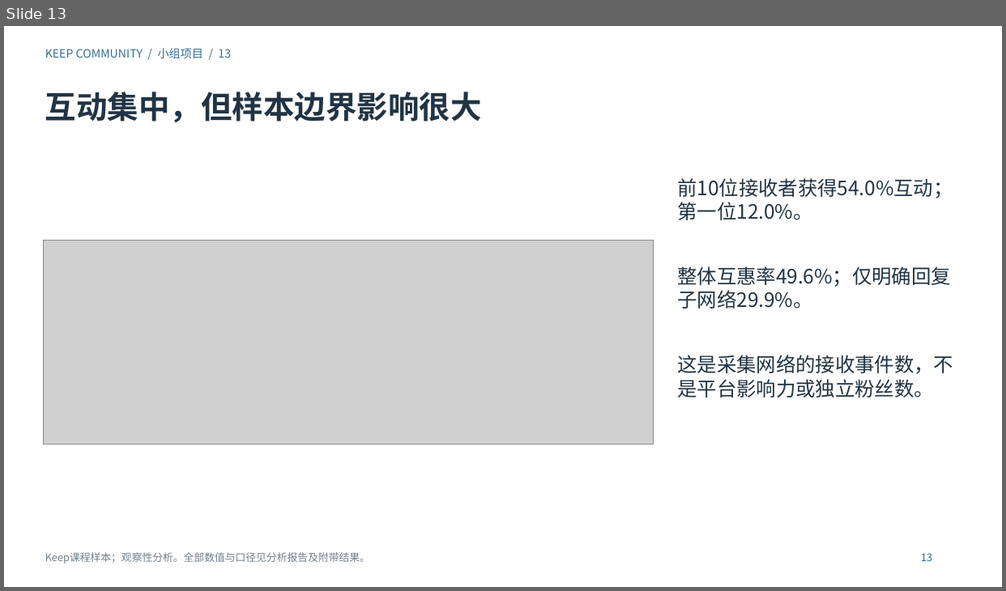
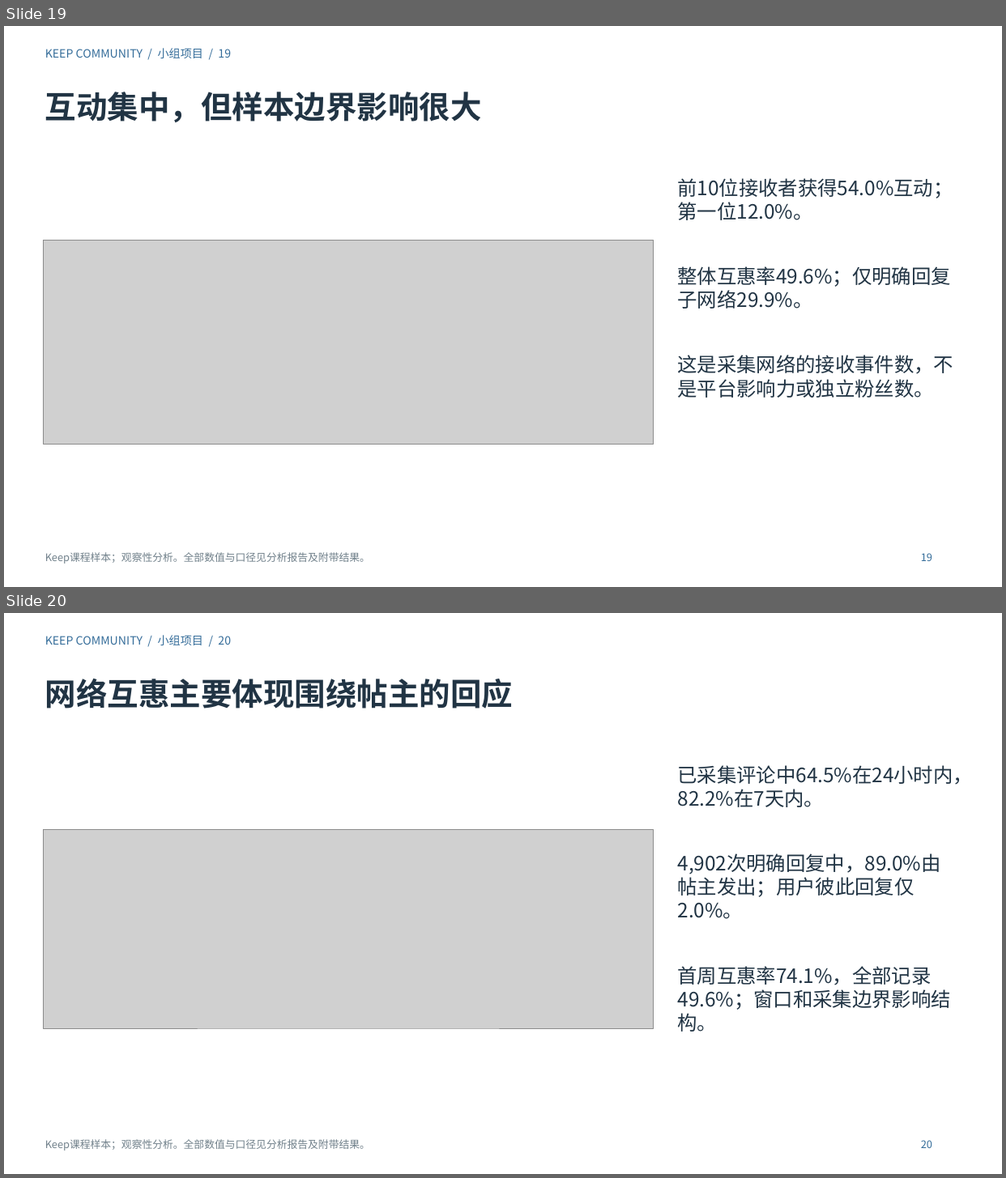
Before and after one commit to Charlie-ChenLin/keep-community-analysis, a slide deck: 演示文稿.pptx. Shown one above the other, each under a label of ours: slide 13 before the commit, slides 19 and 20 after it. The pictures are 1006x591 and 1006x1178 pixels, drawn with LibreOffice and Linux fonts; fonts in the diff are those of the drawing; grey boxes stand for pictures. Boxes give left, top, right and bottom in pixels: in the first picture for what was removed or moved away, otherwise in the second. Text is boxed around its words. In the diff, an @@ line names an element or a change of style, - is before the commit and + after.

```diff
--- a/演示文稿.pptx
+++ b/演示文稿.pptx
@@ slide 20 added at (x1=4, y1=613, x2=1002, y2=1174), background #FFFFFF @@
@@ text added at (x1=45, y1=635, x2=231, y2=645), 11 pt, text #356D9A @@
+KEEP COMMUNITY / 小组项目 / 20
@@ text added at (x1=45, y1=679, x2=513, y2=709), 30 pt, text #213444, bold @@
+网络互惠主要体现围绕帖主的回应
@@ text added at (x1=678, y1=765, x2=973, y2=1032), 19 pt, text #213444 @@
+已采集评论中64.5%在24小时内，82.2%在7天内。
+4,902次明确回复中，89.0%由帖主发出；用户彼此回复仅2.0%。
+首周互惠率74.1%，全部记录49.6%；窗口和采集边界影响结构。
@@ picture added at (x1=44, y1=830, x2=654, y2=1029) @@
@@ text added at (x1=45, y1=1139, x2=370, y2=1151), 10 pt, text #71818B @@
+Keep课程样本；观察性分析。全部数值与口径见分析报告及附带结果。
@@ text added at (x1=921, y1=1140, x2=932, y2=1148), 10 pt, text #356D9A @@
+20
@@ what was slide 13 is now slide 19 @@
@@ slide 19 changed as well @@
@@ text at (x1=45, y1=48, x2=231, y2=58): text changed @@
-KEEP COMMUNITY / 小组项目 / 13
+KEEP COMMUNITY / 小组项目 / 19
@@ text at (x1=921, y1=553, x2=932, y2=561): text changed @@
-13
+19
```
Also in this commit, not shown: 12 other slides changed, 6 other slides added, 57 other files.
